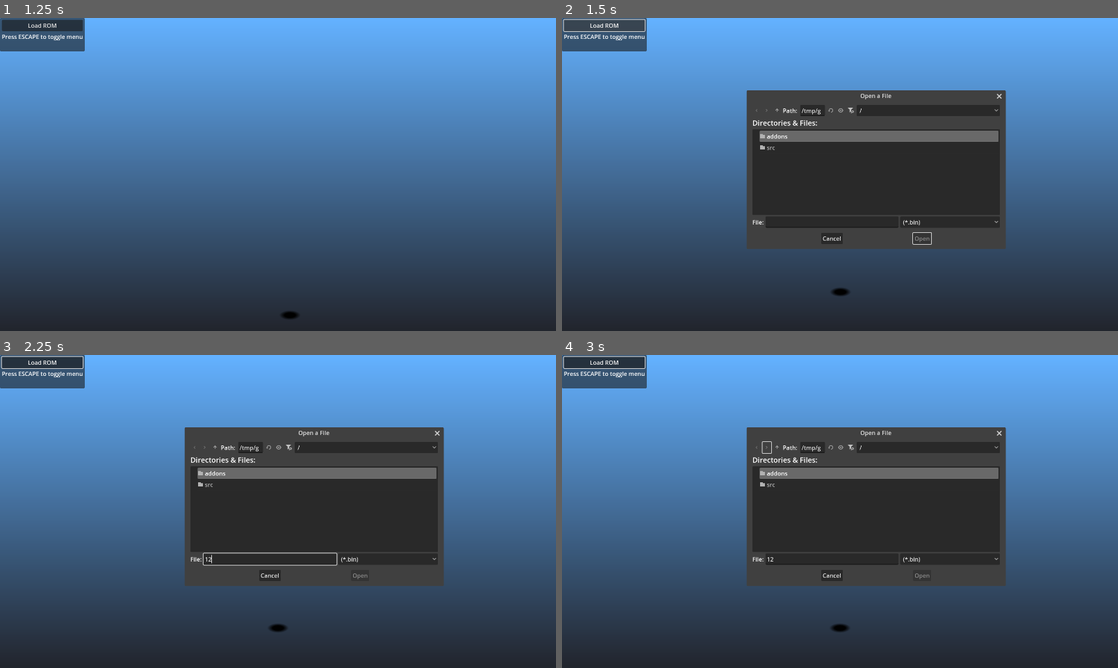
Above: before the commit, frames 1-4 (two rows, left to right).
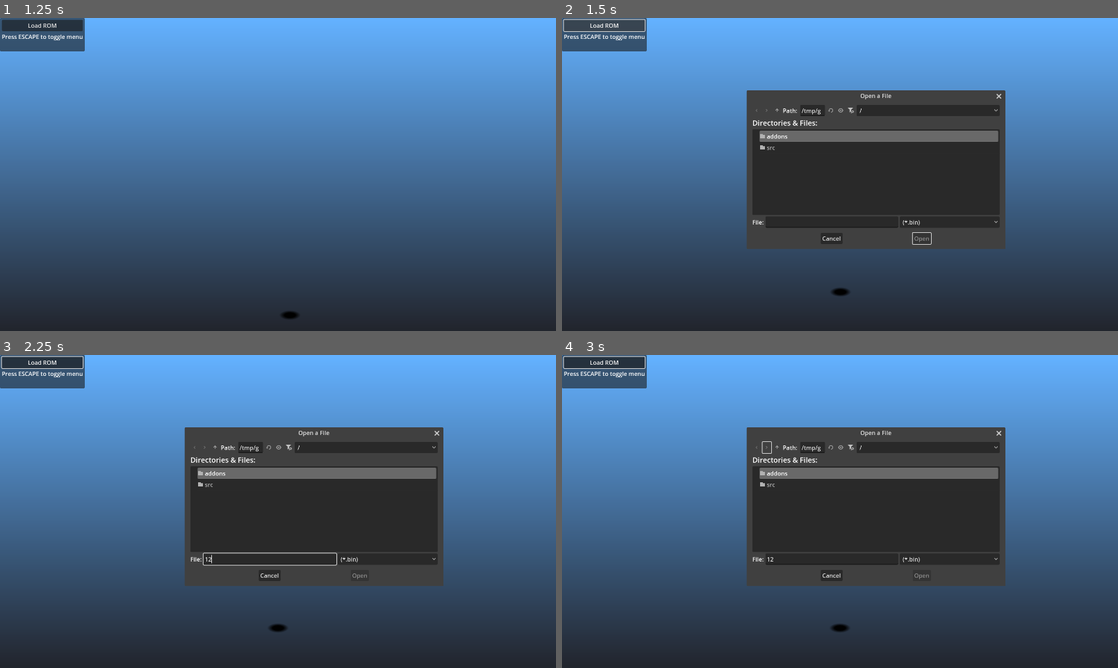
Above: after the commit, the same moments.

Repository: mrgudenheim/TacticsEngineG
Game: Godot game, scene res://src/Map/map_viewer.tscn
Same seed, same stepped clock (60 frames per second), same inputs: the game is played once before the commit and once after it.
Inputs (mouse positions are in pixels of both pictures, inside the frame that each line leads up to):
- Up to frame 1 (1.25 s): tap Enter (ui_accept) at 0.5, 0.77 s; move the mouse to (400, 158) at 0.52 s; hold D from 0.53 s (still down); click (400, 158) at 0.6 s; right-click (400, 158) at 0.8 s
- Up to frame 2 (1.5 s): release D at 1.25 s; click "Load ROM" at 1.25 s
- Up to frame 3 (2.25 s): click (272, 558) at 2.02 s; type "12" at 2.1 s
- Up to frame 4 (3 s): click (767, 448) at 2.75 s

Frame 1 is identical in both runs. In frame 2, 0.1% of the frame differs, in the area x 46-80%, y 23-73%; in frame 3, 0.1%, in the area x 46-80%, y 23-72%; in frame 4, 0.1%.
Error before the commit: Invalid access to property or key 'sequences' on a base object of type 'Nil'. (res://src/Unit/unit_animation_manager.gd:499)
Error after the commit: Invalid access to property or key 'sequences' on a base object of type 'Nil'. (res://src/Unit/unit_animation_manager.gd:497)

Commit message:
moved debug menu to UnitData

Diff:
--- a/src/Map/map_viewer.tscn
+++ b/src/Map/map_viewer.tscn
@@ -201,10 +201,11 @@
 grow_vertical = 2
 texture = SubResource("GradientTexture2D_1dnhu")
 
-[node name="Unit" type="Node3D" parent="." node_paths=PackedStringArray("controller", "animation_manager")]
+[node name="Unit" type="Node3D" parent="." node_paths=PackedStringArray("controller", "animation_manager", "debug_menu")]
 script = ExtResource("8_o41s4")
 controller = NodePath("CharacterBody3D")
 animation_manager = NodePath("CharacterBody3D/UnitAnimationManager")
+debug_menu = NodePath("CharacterBody3D/UnitDebugMenu")
 
 [node name="CharacterBody3D" type="CharacterBody3D" parent="Unit" node_paths=PackedStringArray("phantom_camera")]
 transform = Transform3D(0.707107, 0, 0.707107, 0, 0.999999, 0, -0.707107, 0, 0.707107, 0, 0, 0)
@@ -231,10 +232,9 @@
 pixel_size = 0.0357
 texture = SubResource("GradientTexture2D_6vwfi")
 
-[node name="UnitAnimationManager" type="Node3D" parent="Unit/CharacterBody3D" node_paths=PackedStringArray("unit_debug_menu", "unit_data", "unit_sprites_manager")]
+[node name="UnitAnimationManager" type="Node3D" parent="Unit/CharacterBody3D" node_paths=PackedStringArray("unit_data", "unit_sprites_manager")]
 transform = Transform3D(1, 0, 0, 0, 0.894934, 0.446198, 0, -0.446198, 0.894934, 0, 0.643, 0)
 script = ExtResource("9_rgxyk")
-unit_debug_menu = NodePath("../UnitDebugMenu")
 unit_data = NodePath("../..")
 unit_sprites_manager = NodePath("UnitSpritesManager")
 layer_priority_table_filepath = "res://src/fftae/layer_priority_table.txt"
--- a/src/Unit/character_controller_realtime.gd
+++ b/src/Unit/character_controller_realtime.gd
@@ -63,7 +63,7 @@
 		velocity_set.emit(direction)
 	move_and_slide()
 
-	if Input.is_action_just_pressed("primary_action") and is_on_floor():
+	if Input.is_action_just_pressed("secondary_action") and is_on_floor():
 		# https://docs.godotengine.org/en/stable/tutorials/physics/ray-casting.html
 		# get 3d click location based on raycast
 		var space_state := get_world_3d().direct_space_state
--- a/src/Unit/unit.gd
+++ b/src/Unit/unit.gd
@@ -9,6 +9,7 @@
 
 @export var controller: UnitControllerRT
 @export var animation_manager: UnitAnimationManager
+@export var debug_menu: UnitDebugMenu
 
 @export var unit_nickname: String = "Unit Nickname"
 @export var job_nickname: String = "Job Nickname"
@@ -121,8 +122,8 @@
 
 
 func initialize_unit() -> void:
-	animation_manager.unit_debug_menu.populate_options()
-	animation_manager.unit_debug_menu.anim_id_spin.value = idle_animation_id
+	debug_menu.populate_options()
+	debug_menu.anim_id_spin.value = idle_animation_id
 
 	# 1 cure
 	# 0xc8 blood suck
@@ -141,14 +142,14 @@
 		var mid_jump_animation: int = 62 # front facing mid jump animation
 		if animation_manager.is_back_facing:
 			mid_jump_animation += 1
-		animation_manager.unit_debug_menu.anim_id_spin.value = mid_jump_animation
+		debug_menu.anim_id_spin.value = mid_jump_animation
 	elif controller.velocity.y == 0 and is_in_air == true:
 		is_in_air = false
 
 		var idle_animation: int = 6 # front facing mid jump animation
 		if animation_manager.is_back_facing:
 			idle_animation += 1
-		animation_manager.unit_debug_menu.anim_id_spin.value = idle_animation
+		debug_menu.anim_id_spin.value = idle_animation
 
 
 func use_ability(pos: Vector3) -> void:
@@ -156,18 +157,18 @@
 	push_warning("using: " + ability_data.name)
 	#push_warning("Animations: " + str(PackedInt32Array([ability_data.animation_start_id, ability_data.animation_charging_id, ability_data.animation_executing_id])))
 	if ability_data.animation_start_id != 0:
-		animation_manager.unit_debug_menu.anim_id_spin.value = ability_data.animation_start_id + int(is_back_facing)
+		debug_menu.anim_id_spin.value = ability_data.animation_start_id + int(is_back_facing)
 		await animation_manager.animation_completed
 	if ability_data.animation_charging_id != 0:
-		animation_manager.unit_debug_menu.anim_id_spin.value = ability_data.animation_charging_id + int(is_back_facing)
+		debug_menu.anim_id_spin.value = ability_data.animation_charging_id + int(is_back_facing)
 		await get_tree().create_timer(0.1 + (ability_data.ticks_charge_time * 0.1)).timeout
 	if ability_data.animation_executing_id != 0:
 		if ability_data.animation_executing_id == 0:
 			#animation_executing_id = 0x3e * 2 # TODO look up based on equiped weapon and target relative height
 			#animation_manager.unit_debug_menu.anim_id_spin.value = 0x3e * 2 # TODO look up based on equiped weapon and target relative height
-			animation_manager.unit_debug_menu.anim_id_spin.value = RomReader.battle_bin_data.weapon_animation_ids[primary_weapon.item_type].y * 2 # TODO lookup based on target relative height
+			debug_menu.anim_id_spin.value = RomReader.battle_bin_data.weapon_animation_ids[primary_weapon.item_type].y * 2 # TODO lookup based on target relative height
 		else:
-			animation_manager.unit_debug_menu.anim_id_spin.value = ability_data.animation_executing_id + int(is_back_facing)
+			debug_menu.anim_id_spin.value = ability_data.animation_executing_id + int(is_back_facing)
 
 		var new_vfx_location: Node3D = Node3D.new()
 		new_vfx_location.position = pos
@@ -184,7 +185,7 @@
 
 	ability_completed.emit()
 	animation_manager.reset_sprites()
-	animation_manager.unit_debug_menu.anim_id_spin.value = idle_animation_id  + int(is_back_facing)
+	debug_menu.anim_id_spin.value = idle_animation_id  + int(is_back_facing)
 	can_move = true
 
 
@@ -240,19 +241,19 @@
 		if animation_manager.is_back_facing != is_back_facing:
 			animation_manager.is_back_facing = is_back_facing
 			if is_back_facing == true:
-				animation_manager.unit_debug_menu.anim_id_spin.value += 1
+				debug_menu.anim_id_spin.value += 1
 			else:
-				animation_manager.unit_debug_menu.anim_id_spin.value -= 1
+				debug_menu.anim_id_spin.value -= 1
 		else:
 			animation_manager._on_animation_changed()
 
 
 func toggle_debug_menu() -> void:
-	animation_manager.unit_debug_menu.visible = not animation_manager.unit_debug_menu.visible
+	debug_menu.visible = not debug_menu.visible
 
 
 func hide_debug_menu() -> void:
-	animation_manager.unit_debug_menu.visible = false
+	debug_menu.visible = false
 
 
 func set_ability(new_ability_id: int) -> void:
@@ -262,7 +263,7 @@
 	if not ability_data.vfx_data.is_initialized:
 		ability_data.vfx_data.init_from_file()
 
-	animation_manager.unit_debug_menu.sprite_viewer.texture = ImageTexture.create_from_image(ability_data.vfx_data.vfx_spr.spritesheet)
+	debug_menu.sprite_viewer.texture = ImageTexture.create_from_image(ability_data.vfx_data.vfx_spr.spritesheet)
 
 	ability_assigned.emit(new_ability_id)
 
--- a/src/Unit/unit_animation_manager.gd
+++ b/src/Unit/unit_animation_manager.gd
@@ -2,8 +2,6 @@
 extends Node3D
 
 signal animation_completed
-
-@export var unit_debug_menu: UnitDebugMenu
 
 #@export var ui_manager: UiManager
 @export var unit_data: UnitData
@@ -207,7 +205,7 @@
 			draw_target.texture = ImageTexture.create_from_image(assembled_image)
 		else:
 			var assembled_image: Image = fft_animation.shp.get_assembled_frame(
-					new_frame_id, fft_animation.image, global_animation_ptr_id, unit_debug_menu.other_type_options.selected, weapon_v_offset, submerged_depth)
+					new_frame_id, fft_animation.image, global_animation_ptr_id, unit_data.debug_menu.other_type_options.selected, weapon_v_offset, submerged_depth)
 			draw_target.texture = ImageTexture.create_from_image(assembled_image)
 			var y_rotation: float = fft_animation.shp.get_frame(new_frame_id, fft_animation.submerged_depth).y_rotation
 			if fft_animation.flipped_h != fft_animation.flipped_v:
@@ -334,21 +332,21 @@
 
 				if item_index <= 187: # load crystal
 					item_frame_id = item_index - 179
-					unit_debug_menu.other_type_options.select(2) # to update ui
+					unit_data.debug_menu.other_type_options.select(2) # to update ui
 					#other_type_index = 2 # to set v_offset is correct
 				elif item_index == 188: # load chest 1
 					item_frame_id = 15
-					unit_debug_menu.other_type_options.select(0)
+					unit_data.debug_menu.other_type_options.select(0)
 					#other_type_index = 0
 				elif item_index == 189: # load chest 2
 					item_frame_id = 16
-					unit_debug_menu.other_type_options.select(0)
+					unit_data.debug_menu.other_type_options.select(0)
 					#other_type_index = 0
 
 			frame_id_label = str(item_index)
 
 			var assembled_image: Image = item_sheet_type.get_assembled_frame(
-					item_frame_id, item_image, global_animation_ptr_id, unit_debug_menu.other_type_options.selected, weapon_v_offset, submerged_depth)
+					item_frame_id, item_image, global_animation_ptr_id, unit_data.debug_menu.other_type_options.selected, weapon_v_offset, submerged_depth)
 			var target_sprite: Sprite3D = unit_sprites_manager.sprite_item
 			target_sprite.texture = ImageTexture.create_from_image(assembled_image)
 			var y_rotation: float = item_sheet_type.get_frame(item_frame_id, submerged_depth).y_rotation
